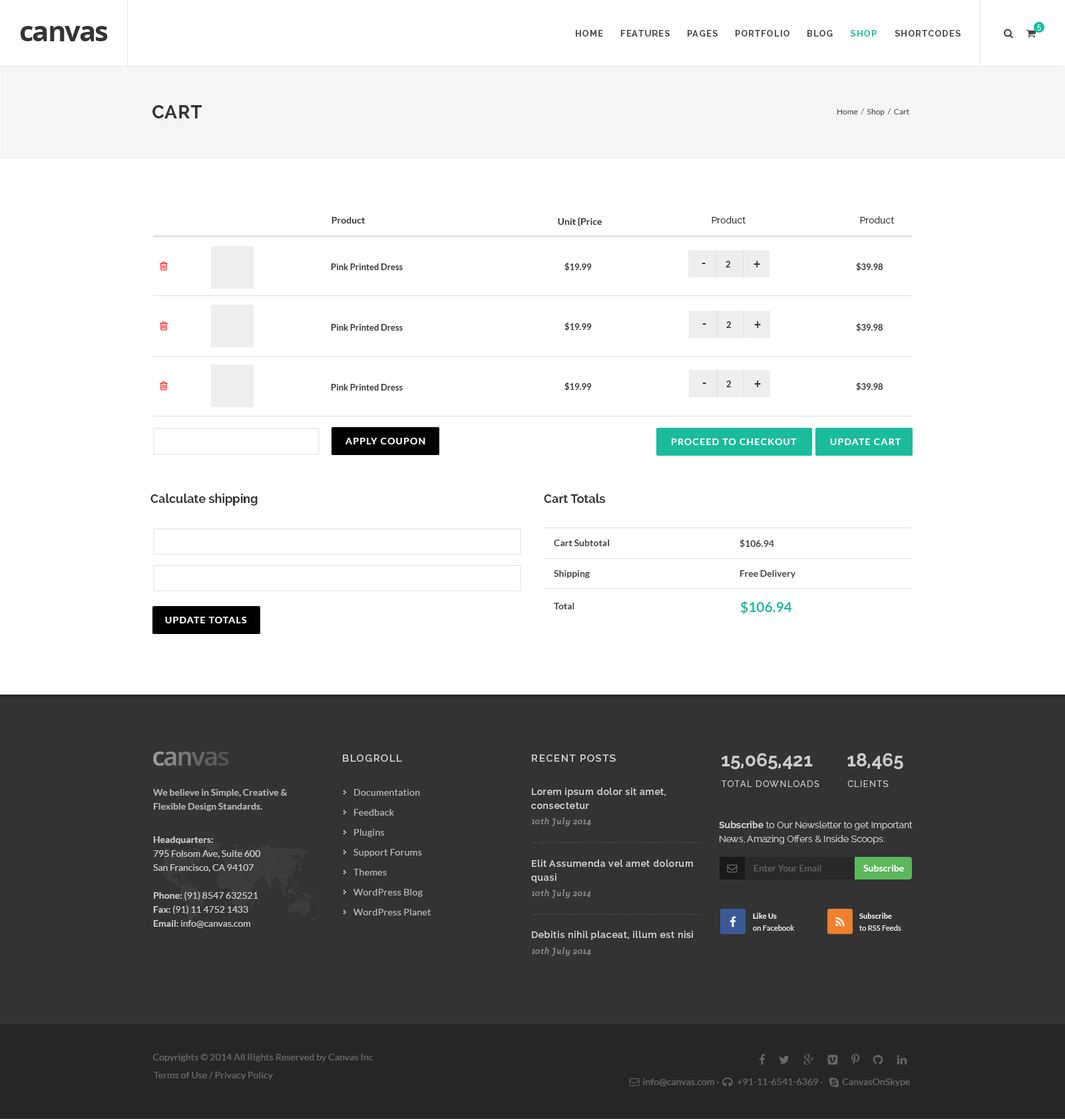
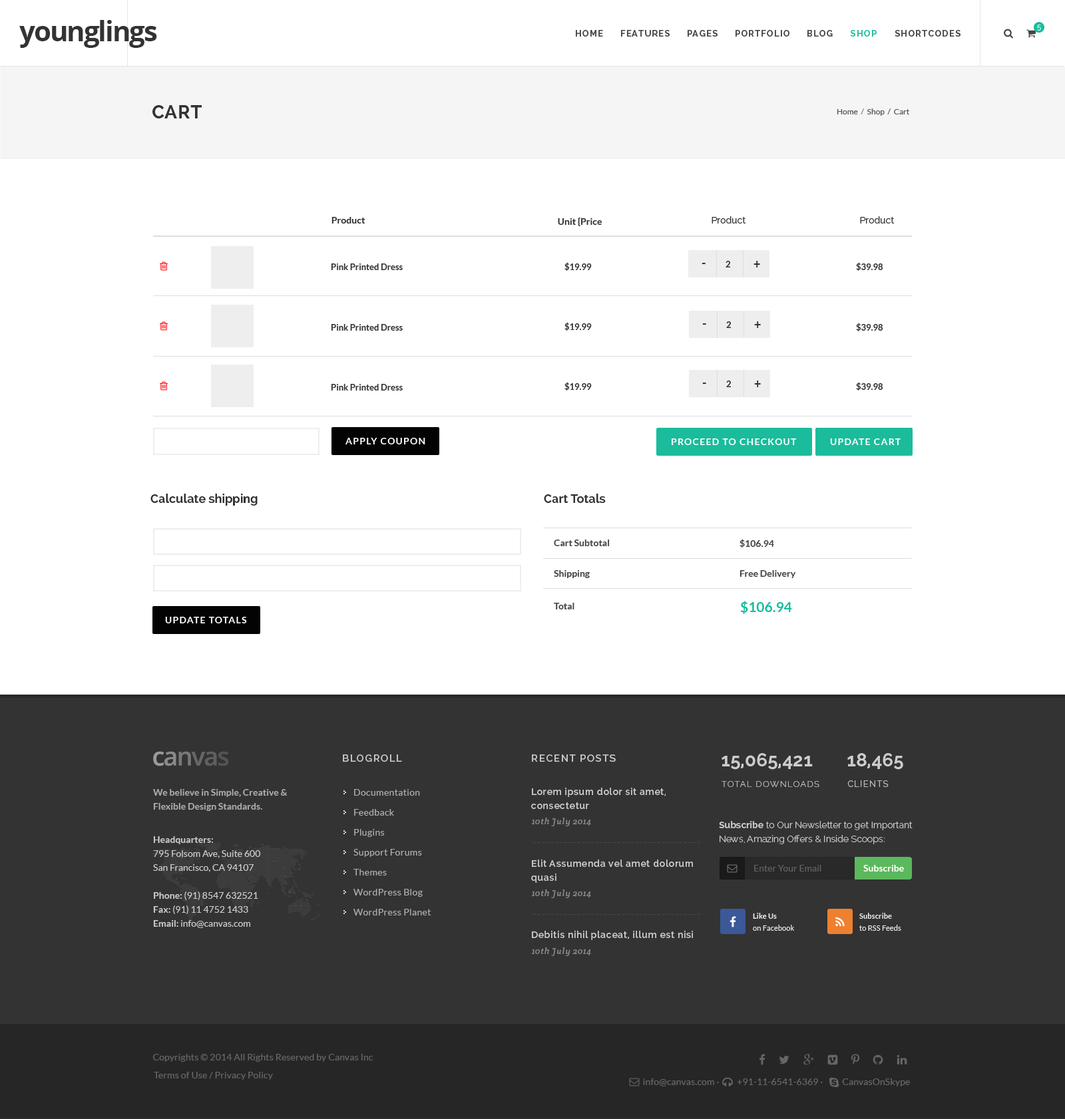
Layer changes from the first 1065 × 1119 image to the second:
renamed "canvas" to "younglings", painted on it over (19, 19, 158, 48)
painted on "TOTAL Downloads" over (720, 780, 820, 788)
